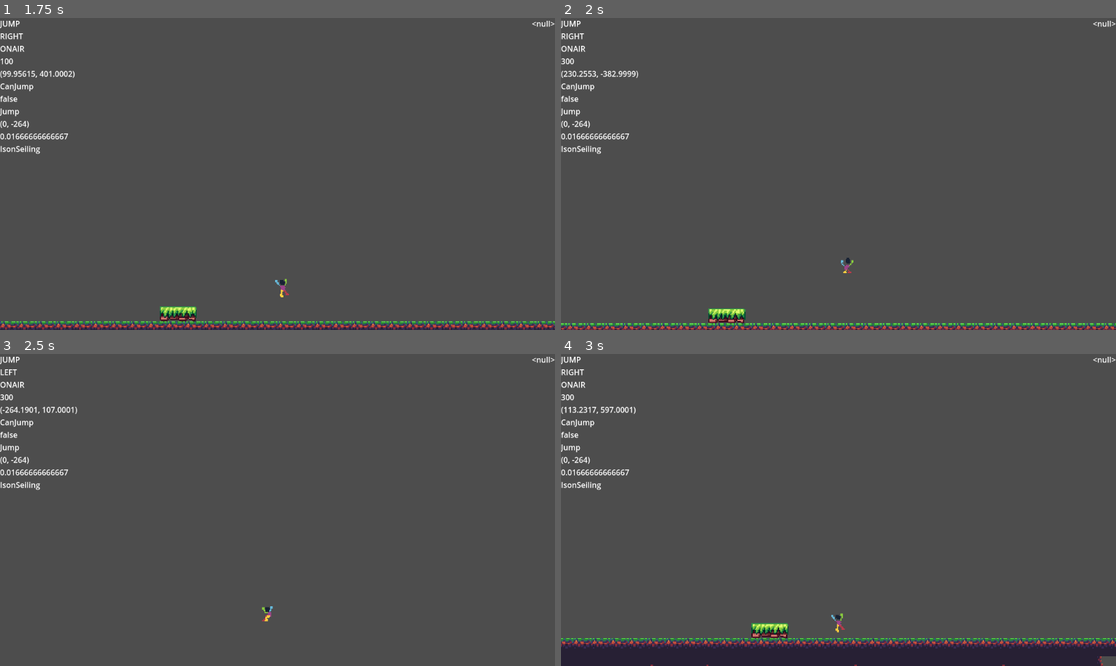
Above: before the commit, frames 1-4 (two rows, left to right).
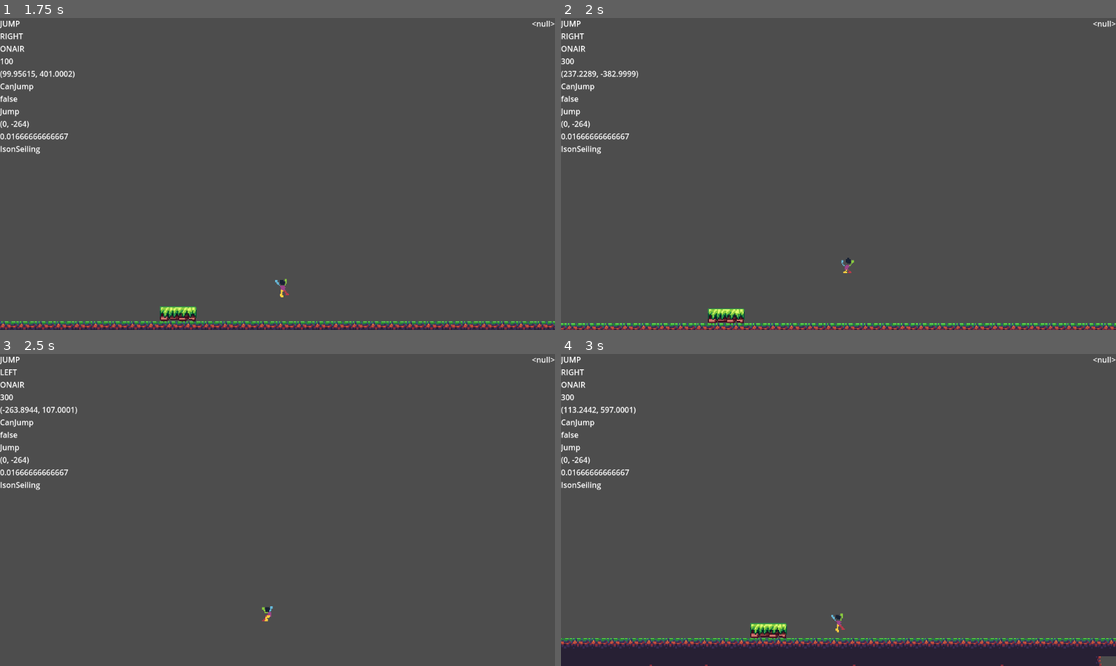
Above: after the commit, the same moments.

Repository: Shidoengie/unnamed-soldiertf2-game
Game: Godot game, scene res://Levels/TEST.tscn
The game is run twice, just before and just after one commit, with the same random seed, the same clock (stepped at 60 frames per second) and the same inputs.
Inputs:
- Up to frame 1 (1.75 s): hold Ctrl (Crouch) 0.53-1.28 s; hold Right (MoveRight) from 0.53 s (still down); tap Space (Jump) at 0.77, 0.8, 1.07, 1.35, 1.52 s; tap Ctrl (Crouch) at 1.55 s
- Up to frame 2 (2 s): keep holding Right (MoveRight); tap Space (Jump) at 1.82 s
- Up to frame 3 (2.5 s): release Right (MoveRight) at 2.03 s; hold Left (MoveLeft) from 2.03 s (still down); hold Ctrl (Crouch) from 2.03 s (still down); tap Space (Jump) at 2.3 s
- Up to frame 4 (3 s): tap Enter at 2.75 s; release Left (MoveLeft) at 2.78 s; release Ctrl (Crouch) at 2.78 s; hold Right (MoveRight) from 2.78 s (still down); tap S (look_down) at 2.85 s

Frame 1 is identical in both runs. In frame 2, 1.0% of the frame differs, in the area x 0-100%, y 16-100%; in frame 3, less than 0.1%; in frame 4, 2.1%.

Commit message:
bugfix and cleaned codde

Diff:
--- a/Scenes/Player/Player.gd
+++ b/Scenes/Player/Player.gd
@@ -1,5 +1,4 @@
 extends CharacterBody2D
-
 
 var BodyAnimState : AnimationNodeStateMachinePlayback
 @onready var BodyAnimTree := $BodyAnimationTree as AnimationTree
@@ -207,17 +206,7 @@
 	elif CUR_GroundState != GroundStates.CROUCH:
 		Camera.position = Base_CameraPos
 
-	if is_on_floor():
-		CUR_SlideState = SlideStates.ONGROUND
-		if Input.is_action_pressed("Crouch"):
-			CUR_GroundState = GroundStates.CROUCH
-
-		if Input.is_action_just_released("Crouch"):
-			CUR_GroundState = GroundStates.ONGROUND
-
-	else:
-		if CUR_GroundState == GroundStates.CROUCH:
-			CUR_GroundState = GroundStates.FALL
+	_crouch()
 
 	if Input.is_action_just_pressed("Jump") and canJump:
 		CUR_GroundState = GroundStates.JUST_JUMP
@@ -235,6 +224,20 @@
 			return
 		CUR_MoveState = MoveStates.SLIDE
 
+func _crouch():
+	if not is_on_floor():
+		if CUR_GroundState == GroundStates.CROUCH:
+			CUR_GroundState = GroundStates.FALL
+		return
+
+	CUR_SlideState = SlideStates.ONGROUND
+	canJump = false if CrouchClipCheck.is_colliding() else canJump
+	if Input.is_action_pressed("Crouch"):
+		CUR_GroundState = GroundStates.CROUCH
+	elif not CrouchClipCheck.is_colliding():
+		CUR_GroundState = GroundStates.ONGROUND
+
+
 #Array parsing used for the Debug user interface
 func DEV_GUI(varArr):
 	var outString = ""
